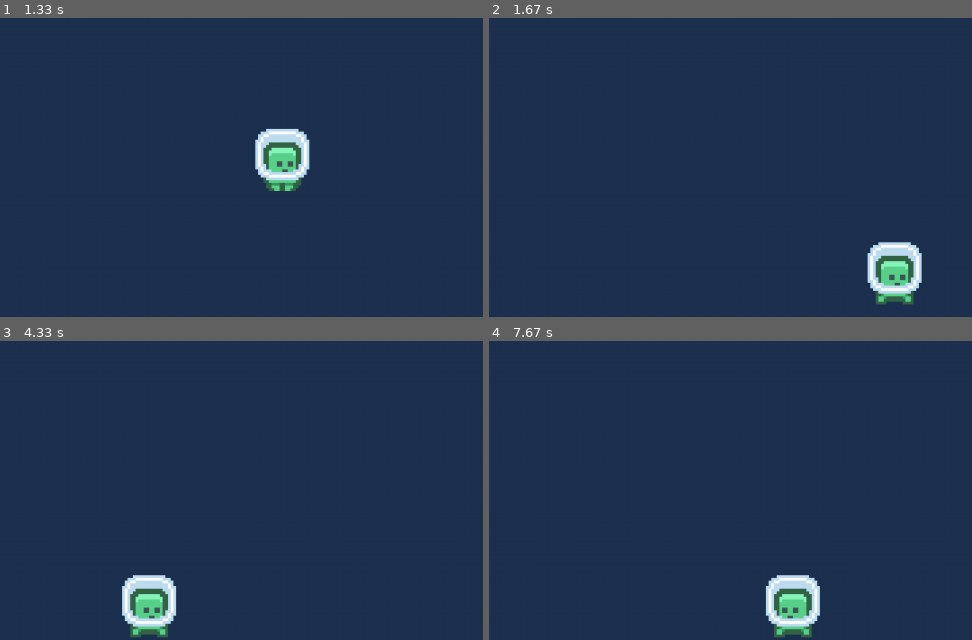
Above: before the commit, frames 1-4 (two rows, left to right).
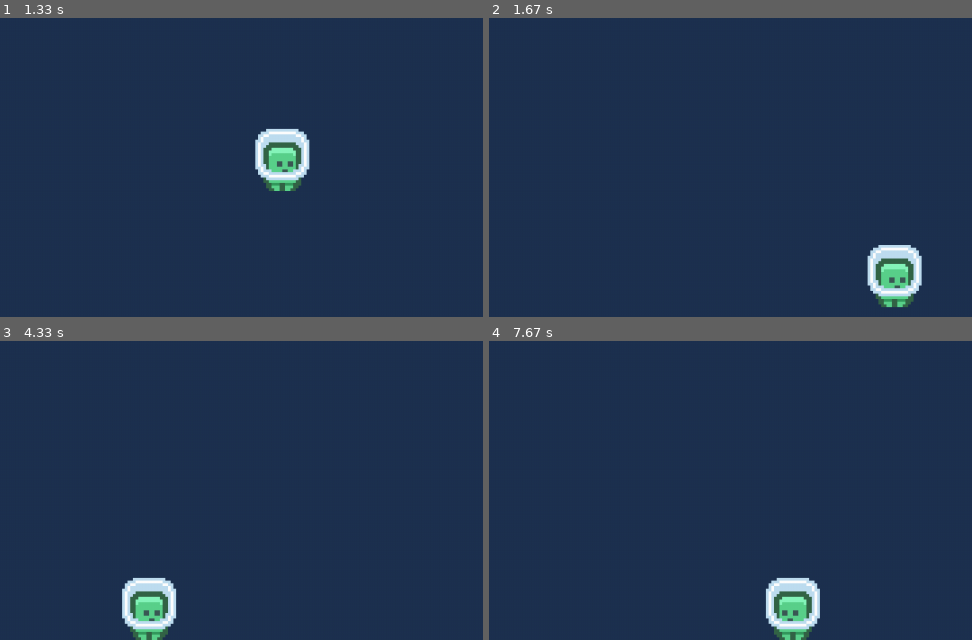
Above: after the commit, the same moments.

Repository: rschubkegel/pygame-hello-world
Game: pygame game, started from main.py
Two runs of this game, one before a commit and one after it. Both use one fixed random seed, a clock stepped at 60 frames per second and the inputs below.
Inputs:
- Up to frame 1 (1.33 s): hold Right 0.33-0.8 s; hold Up 0.83-1.13 s; hold Right from 1.17 s (still down)
- Up to frame 2 (1.67 s): release Right at 1.63 s
- Up to frame 3 (4.33 s): hold Left 1.67-2.2 s; hold Left 2.23-2.63 s; hold Up 2.67-3.03 s; hold Right 3.07-3.7 s; hold Left 3.73-4.2 s; hold Right from 4.23 s (still down)
- Up to frame 4 (7.67 s): release Right at 4.7 s; hold Up 4.73-5.03 s; hold Right 5.07-5.53 s; hold Left 5.57-6.1 s; hold Left 6.13-6.53 s; hold Up 6.57-6.93 s; hold Right 6.97-7.6 s; hold Left from 7.63 s (still down)

Frame 1 is identical in both runs. In frame 2, 1.2% of the frame differs, in the area x 78-90%, y 74-97%; in frame 3, 1.1%; in frame 4, 1.1%.

Commit message:
Update player animations

Diff:
--- a/player.py
+++ b/player.py
@@ -24,26 +24,55 @@
 
     '''
     pos:        a tuple with x & y coordinates where the player starts
-    sheet:      a regular sprite sheet from which to load player images
+    sheet:      a regular sprite sheet from which to load animations
     '''
     def __init__(self, pos, sheet):
         super().__init__()
         self.speed = pygame.math.Vector2(0, 0)
-        self.frames = []
-        for i in range(2):
-            self.frames.append(sheet.get_image(0 + i, 0))
-        self.rect = self.frames[0].get_rect()
+        self.load_all_animations(sheet)
+        self.cur_anim = "idle"
+        self.rect = self.animations[self.cur_anim][0].get_rect()
         self.rect.center = pos
         self.moving_right = True
         self.jumping = False
 
 
+    '''
+    sheet:      a regular sprite sheet from which to load animations
+    '''
+    def load_all_animations(self, sheet):
+        self.animations = {}
+        self.load_animation(sheet, "idle", 1, 0)
+        self.load_animation(sheet, "run", 2, 0)
+
+
+    '''
+    sheet:      a regular sprite sheet from which to load animation frames
+    name:       the name of this animation
+    frame_num:  the number of frames in this animation
+    row:        the row on the sprite sheet where this animation is loaded from
+    '''
+    def load_animation(self, sheet, name, frame_num, row):
+        frames = []
+        for i in range(frame_num):
+            frames.append(sheet.get_image(0 + i, row))
+        self.animations[name] = frames
+
+
     def update(self):
+
+        # move
         keys = pygame.key.get_pressed()
         self.change_x_speed(keys)
         self.change_y_speed(keys)
         self.rect.move_ip(self.speed)
         self.bounce(pygame.display.Info(), 0.3)
+
+        # update animation
+        if (abs(self.speed[0]) > self.MAX_SPEED[0] * 0.9) and not self.jumping:
+            self.cur_anim = "run"
+        else:
+            self.cur_anim = "idle"
 
 
     '''
@@ -116,16 +145,14 @@
     '''
     def display(self, screen):
 
-        # by default, just show first frame (character standing/floating)
-        frame = self.frames[0]
-
-        # if character is moving and on the ground, play animation
-        if abs(self.speed[0]) > 1.0 and not self.jumping:
-            frame = self.frames[pygame.time.get_ticks() // 120 % len(self.frames)]
+        # get frame from current animation
+        anim_len = len(self.animations[self.cur_anim])
+        frame = pygame.time.get_ticks() // 120 % anim_len
+        image = self.animations[self.cur_anim][frame]
 
         # flip the character if moving left
         if self.moving_right:
-            frame = pygame.transform.flip(frame, True, False)
+            image = pygame.transform.flip(image, True, False)
 
         # display character
-        screen.blit(frame, self.rect)
+        screen.blit(image, self.rect)
